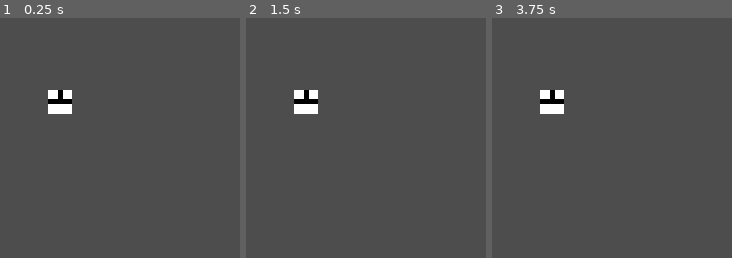
Above: before the commit, frames 1-3 (left to right).
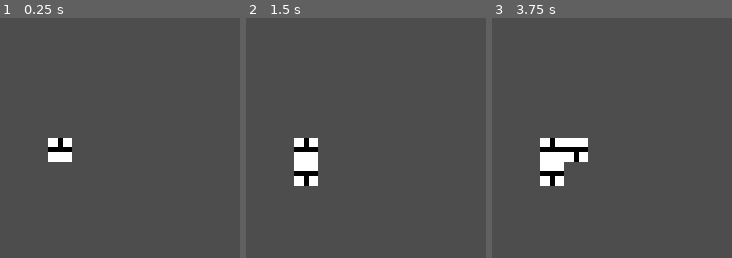
Above: after the commit, the same moments.

Repository: lilbernier/wfc-godot
Game: Godot game, scene res://scenes/2d/wfc.tscn
Same seed, same stepped clock (60 frames per second), same inputs: the game is played once before the commit and once after it.
Inputs:
- Up to frame 1 (0.25 s): no input
- Up to frame 2 (1.5 s): tap Enter at 0.5 s; tap Space at 1.25 s; hold Down (ui_down) from 1.28 s (still down)
- Up to frame 3 (3.75 s): tap Enter at 2, 3.5 s; release Down (ui_down) at 2.03 s; tap Space at 2.75 s; hold Down (ui_down) from 3.53 s (still down)
The pictures show only the part of the screen within x 0-50%, y 0-50%; the shares and areas given below are measured in that part.

The runs differ from the first frame. In frame 1, 2.0% of the frame differs, in the area x 20-30%, y 30-60%; in frame 2, 3.0%; in frame 3, 4.0%, in the area x 20-40%, y 30-70%.

Commit message:
WFC
if you use the down arrow key it will collapse a cell!

Diff:
--- a/cell.gd
+++ b/cell.gd
@@ -1,9 +1,11 @@
 extends Node
 class_name cell
 
+var totalOptions = []
 var options = []
+var optionsItCantBe = []
+
 var collapsed = false
-
 
 var child = null
 var cellTile = null
@@ -12,12 +14,15 @@
 
 
 func collapse():
+	collapsed = true
+	if(options.size() == 0):
+		collapseCell(totalOptions[0])
+		return
 	collapseCell(options[randi_range(0,options.size()-1)])
 
 
 func collapseCell(_tile):
 	cellTile = _tile
-	collapsed = true
 	var newScene = cellTile.tileScene.instantiate()
 	newScene.position = position
 	add_child(newScene)
@@ -29,10 +34,35 @@
 func getOptions():
 	return options;
 
-func updatePossibleOptions(_arrOptions):
+func eliminateOptions(_arrOptions):
 	var newOptions = []
-	for opt in _arrOptions:
-		if(newOptions.has(opt)): continue
-		newOptions.push_back(opt)
+	#loop through total options
+	for opt in totalOptions:
+		#if our new list of options have this current option then add it.
+		if(!_arrOptions.has(opt)):
+			if(!optionsItCantBe.has(opt)):
+				optionsItCantBe.push_back(opt)
 
-	options = newOptions
+	var optionsToDelete = []
+
+	for opt in options:
+		#if our new list of options have this current option then add it.
+		if(optionsItCantBe.has(opt)):
+			print(opt.title)
+			optionsToDelete.push_back(opt)
+
+	for opt in optionsToDelete:
+			options.erase(opt)
+
+	print('opts ' + str(options.size()))
+#	for opt in options:
+#		print(opt.title)
+
+
+func printOptions():
+	var currentOptionsStr =''
+	for opt in options:
+		currentOptionsStr += opt.title
+
+	print(currentOptionsStr)
+	pass
--- a/scenes/2d/wfc.tscn
+++ b/scenes/2d/wfc.tscn
@@ -10,3 +10,4 @@
 [node name="wfc" type="Node2D"]
 script = ExtResource("1_fiskc")
 tileSet = Array[Resource("res://tile.gd")]([ExtResource("2_j25u8"), ExtResource("3_u4ovp"), ExtResource("4_ti5e1"), ExtResource("5_8ubb8"), ExtResource("6_mlw6c")])
+dimensions = 10
--- a/wfc.gd
+++ b/wfc.gd
@@ -16,14 +16,27 @@
 	generateGrid()
 
 	entropy()
-
+#	grid[5].eliminateOptions([tileSet[2], tileSet[0]])
 
 
 func entropy():
 
+
 	#Sorted Grid
 	var gridCopy = grid.duplicate()
+
+	var cellsToDelete = []
+	for g in gridCopy:
+		if(g.collapsed || g.cellTile != null):
+			print('found a collapsed?')
+			cellsToDelete.push_back(g)
+
 	gridCopy.sort_custom(func(a, b): return a.options.size() < b.options.size())
+
+
+
+	for g in cellsToDelete:
+		gridCopy.erase(g)
 
 	var len = gridCopy[0].options.size()
 	var stopIndex = -1
@@ -33,12 +46,12 @@
 			break
 
 
+
 	if(stopIndex > 0): gridCopy = gridCopy.slice(0, stopIndex)
 
 	var randIndex = randi_range(0, gridCopy.size()-1)
 
 	var cellToCollapse = gridCopy[randIndex]
-	print(cellToCollapse.position)
 	collapseIndex(grid.find(cellToCollapse))
 
 #	for t in gridCopy:
@@ -52,8 +65,8 @@
 #			continue
 #		else:
 #			print(index)
-#			#if(((num + GridWidth) > grid.size() - 1) || grid[num + GridWidth].isSolid()):
-#			#goodToMoveDown = false
+			#if(((num + GridWidth) > grid.size() - 1) || grid[num + GridWidth].isSolid()):
+			#goodToMoveDown = false
 
 
 
@@ -62,25 +75,40 @@
 	collapsedCell.collapse()
 	var cellTile = collapsedCell.getTile()
 
+	var topIndex = _index - dimensions;
+	var bottomIndex = _index + dimensions;
+	var rightIndex = _index + 1;
+	var leftIndex = _index - 1;
 
-	#Eh this is like simple checks to see where we are on the border to update the surrounding options
-	if(_index < dimensions):
-		print('top row')
-
-	if(_index > (dimensions * dimensions) - dimensions):
-		print('bottom row')
-
-	if(_index % (dimensions) == 0):
-		print('left side?')
-
-	if(((_index + 1) % dimensions) == 0):
-		print('right side?')
+	print('current index ' + str(_index))
+	print('top index ' + str(topIndex))
+	print('bottom index ' + str(bottomIndex))
+	print('left index ' + str(leftIndex))
+	print('right index ' + str(rightIndex))
 
 
+	if(topIndex > 0):
+		grid[topIndex].eliminateOptions(collapsedCell.getTile().upperSiblings)
+
+	if(bottomIndex < grid.size()):
+		grid[bottomIndex].eliminateOptions(collapsedCell.getTile().lowerSiblings)
+
+	if((rightIndex % dimensions) != 0):
+		grid[rightIndex].eliminateOptions(collapsedCell.getTile().rightSiblings)
+		grid[rightIndex].printOptions()
+
+	if((leftIndex % dimensions + 1) != 0):
+		grid[leftIndex].eliminateOptions(collapsedCell.getTile().leftSiblings)
+
+
+#	for g in grid:
+#		print(str(g.options.size()))
 
 # Called every frame. 'delta' is the elapsed time since the previous frame.
 func _process(delta):
-	pass
+	if(Input.is_action_just_pressed("ui_down")):
+		entropy()
+
 
 
 #Create a Square for the grid using un.gd
@@ -90,7 +118,9 @@
 	node.set_script(load("res://cell.gd"))
 	add_child(node)
 	node.position = _position
-	node.options = tileSet
+	node.options = tileSet.duplicate()
+	node.totalOptions = tileSet.duplicate()
+	node.collapsed = false
 	#node.collapseCell(tileSet[0])
 	return node
 
